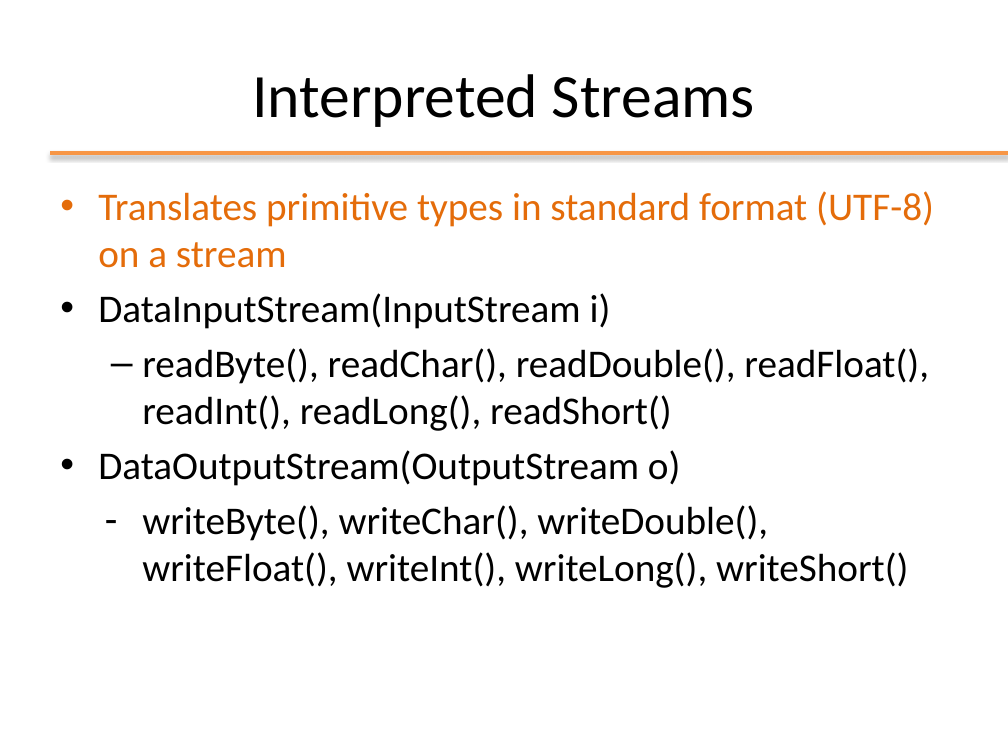
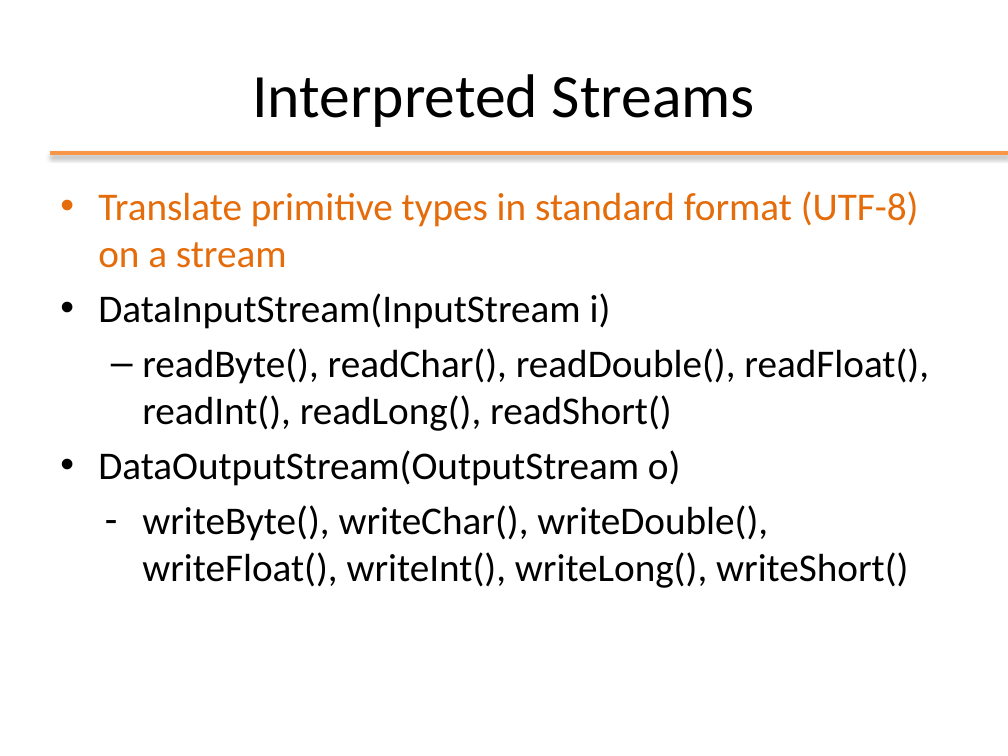
Before and after one commit to Andrea99-beep/ooprogramming, a slide deck: slide 16 of slides/ppt/10_IO.pptx (slide 14 before the commit). Drawn at 1008x756 pixels with LibreOffice and Linux fonts; fonts in the diff are those of the drawing; background and template pictures are left out. Boxes give left, top, right and bottom in pixels: in the first picture for what was removed or moved away, otherwise in the second. Text is boxed around its words. In the diff, an @@ line names an element or a change of style, - is before the commit and + after.

```diff
--- a/slides/ppt/10_IO.pptx
+++ b/slides/ppt/10_IO.pptx
@@ text at box(98, 191, 919, 268): text changed @@
-• Translates primitive types in standard format (UTF-8) on a stream
+• Translate primitive types in standard format (UTF-8) on a stream
```
Also in this commit, not shown: 12 other slides changed, 2 slides removed, 35 other files.
